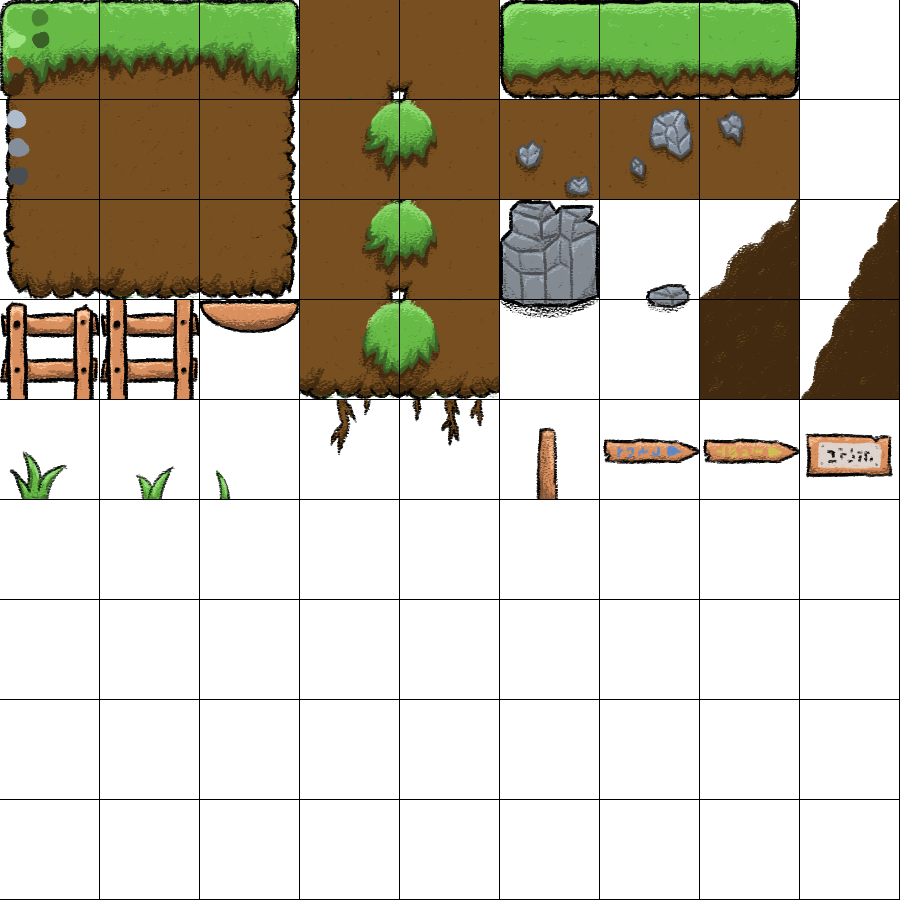
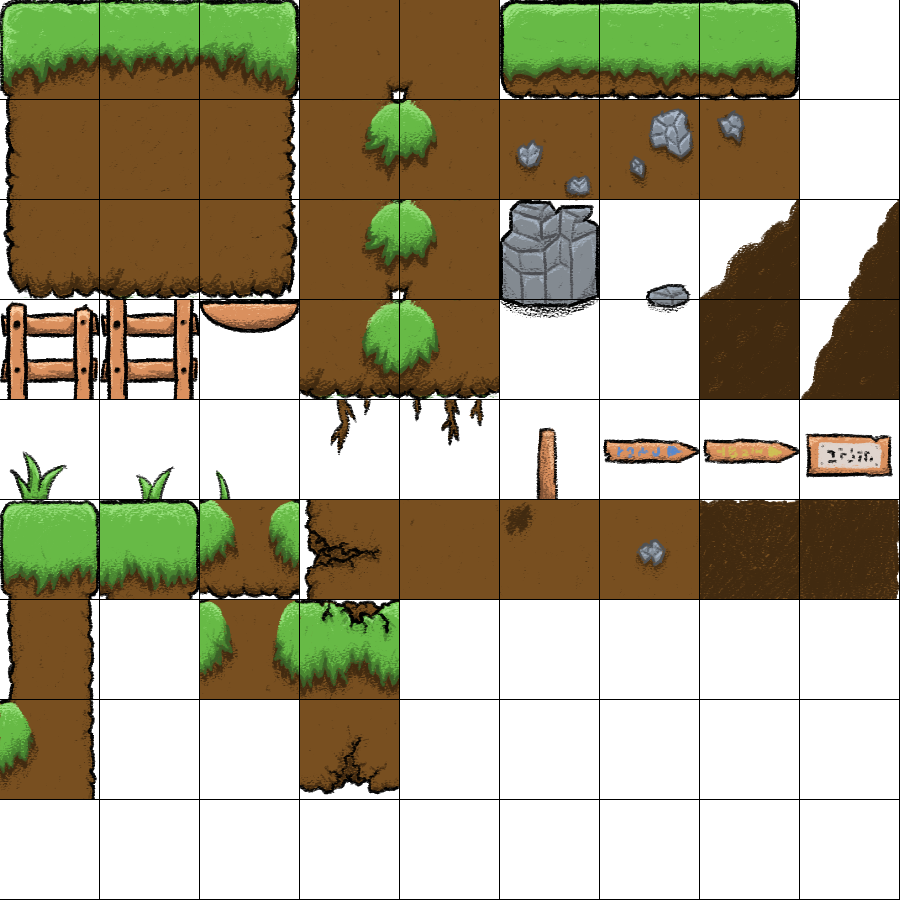
Layer changes from the first 900 x 900 image to the second:
hid "Color Palette" over (6, 8, 401, 186)
moved "Outline" above "Shading", painted on it over (0, 1, 893, 799)
painted on "Shading" over (0, 500, 667, 774)
painted on "Undershade" over (0, 518, 663, 769)
painted on "Dirt Shading" over (0, 500, 899, 799)
painted on "Color" over (0, 500, 399, 768)
painted on "Dirt Color" over (0, 500, 899, 799)
